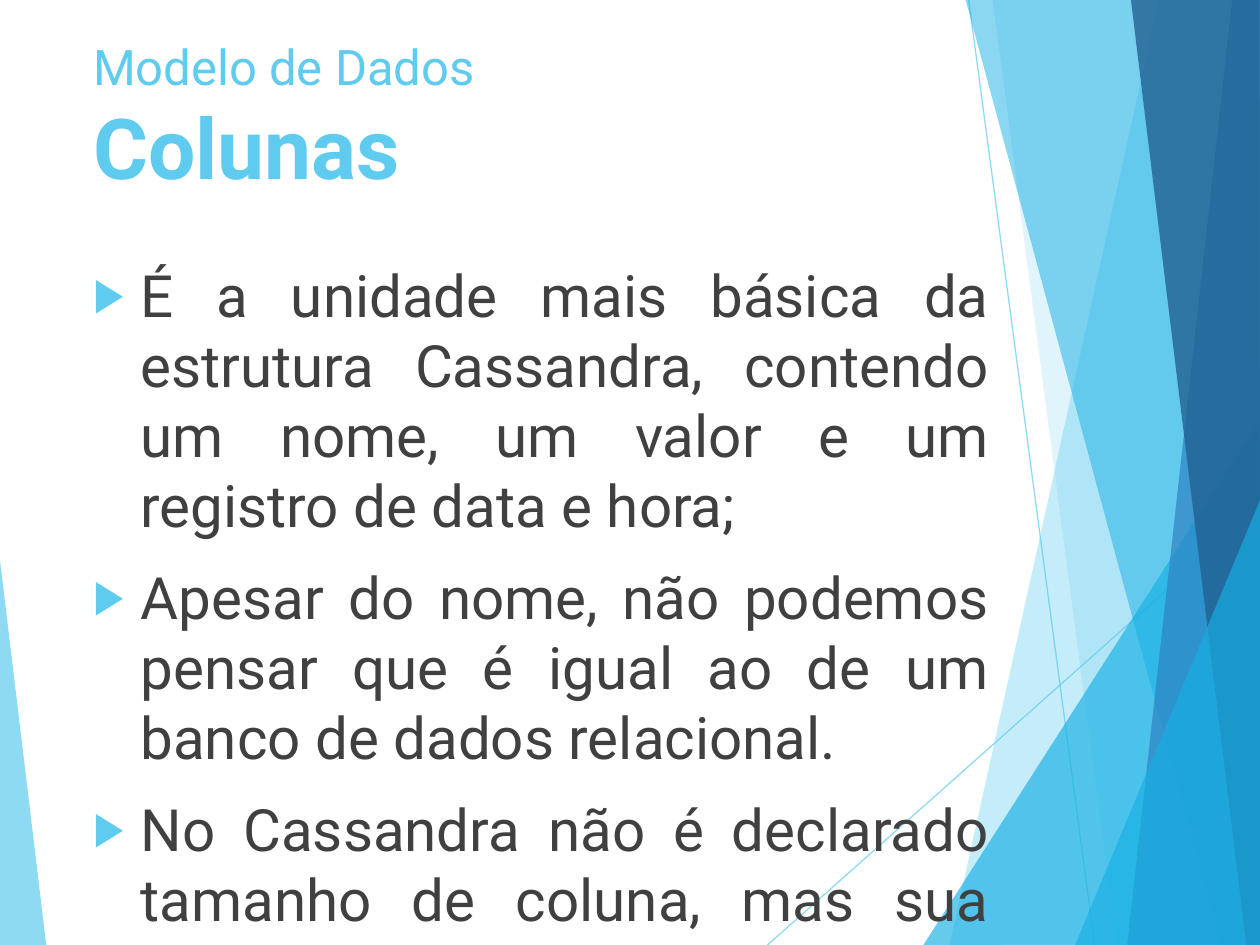
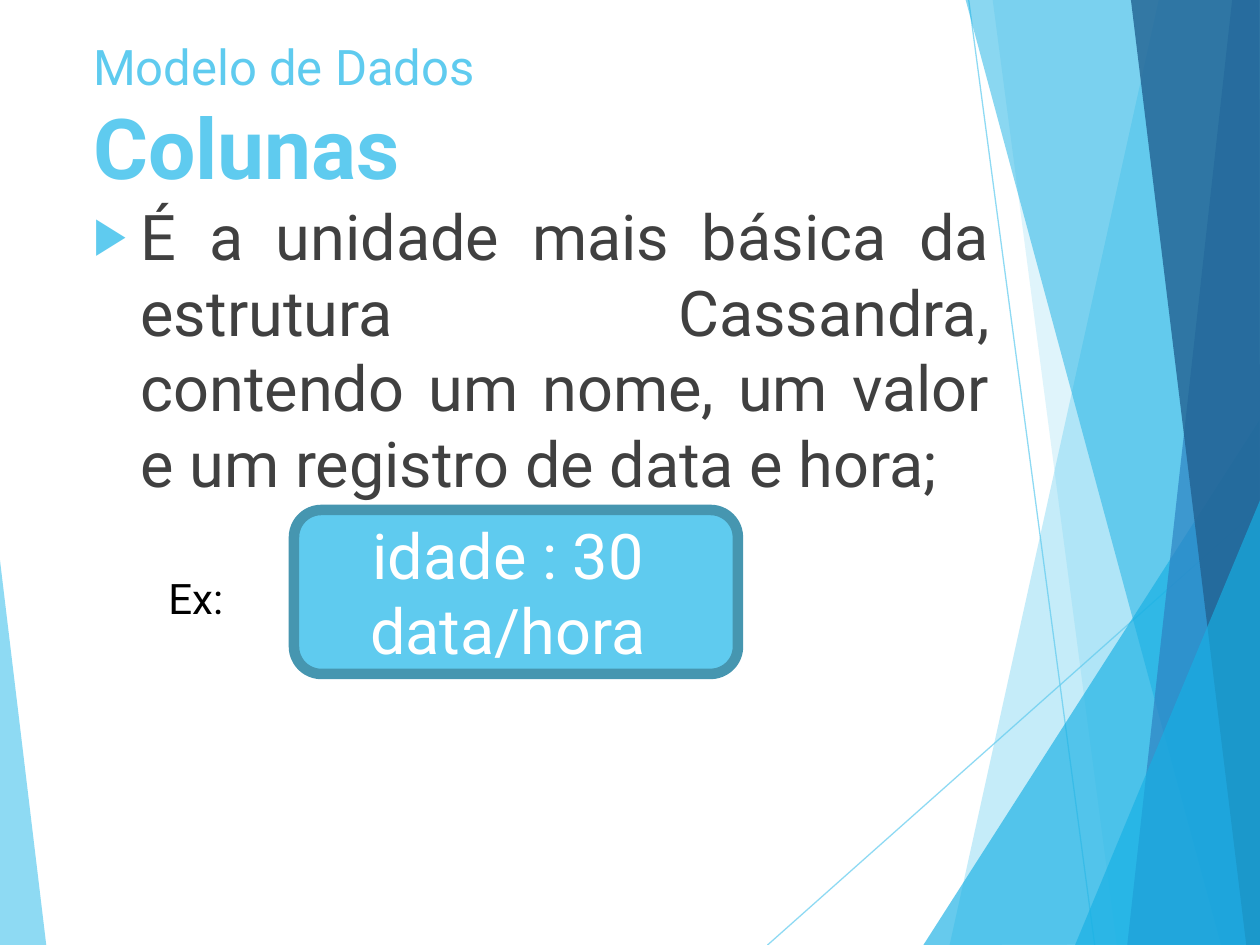
Before and after one commit to luiscferraz/bd-penitenciaria, a slide deck: slide 13 of Seminario/NoSQL v3.pptx (slide 19 before the commit). Drawn at 1260x945 pixels with LibreOffice and Linux fonts; fonts in the diff are those of the drawing. Boxes give left, top, right and bottom in pixels: in the first picture for what was removed or moved away, otherwise in the second. Text is boxed around its words. In the diff, an @@ line names an element or a change of style, - is before the commit and + after.

```diff
--- a/Seminario/NoSQL v3.pptx
+++ b/Seminario/NoSQL v3.pptx
@@ text "É a unidade mais básica ...": place and size @@
-text "É a unidade mais básica ..." at bbox=[141, 264, 989, 936]
+text "É a unidade mais básica ..." at bbox=[141, 203, 989, 500]
@@ text "É a unidade mais básica ..." at bbox=[141, 203, 989, 500]: size 33.3 to 36 pt @@
@@ rounded rectangle added at bbox=[294, 510, 737, 674], fill #5FCBEF, outline #4696B1 6 pt, 36 pt, text #FFFFFF @@
+idade : 30
+data/hora
@@ text at bbox=[141, 575, 989, 936]: paragraphs removed @@
-▶ Apesar do nome, não podemos pensar que é igual ao de um banco de dados relacional.
-▶ No Cassandra não é declarado tamanho de coluna, mas sua classificação e validação;
@@ text added at bbox=[168, 584, 223, 615], 24 pt, text #000000 @@
+Ex:
```
Also in this commit, not shown: 12 other slides changed, 5 slides added, 2 slides removed.
